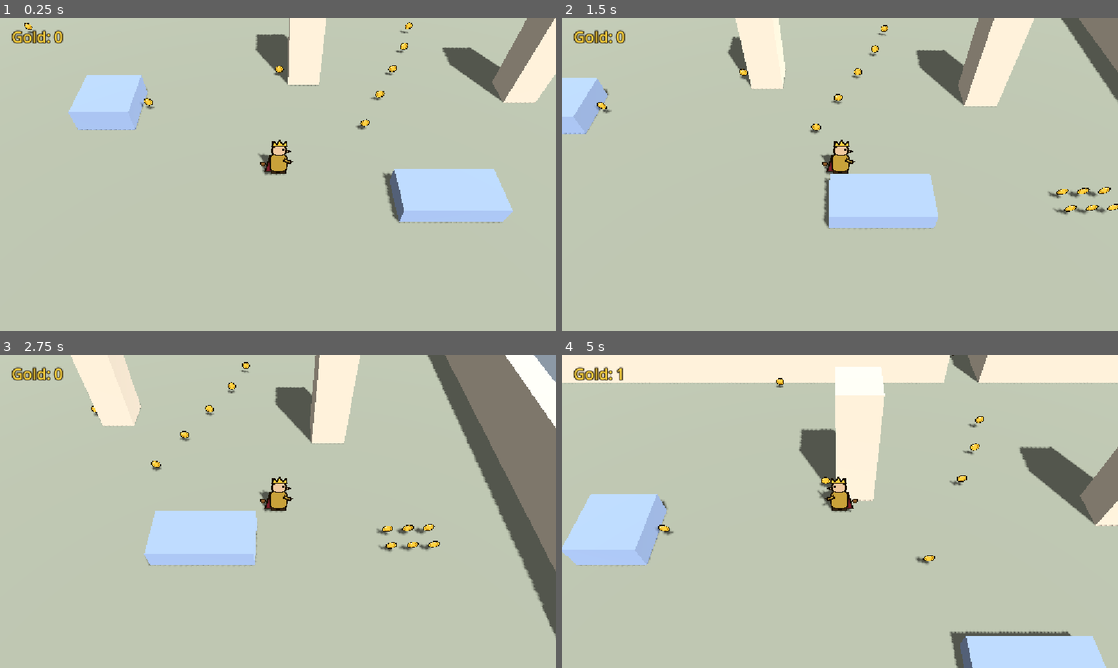
Above: before the commit, frames 1-4 (two rows, left to right).
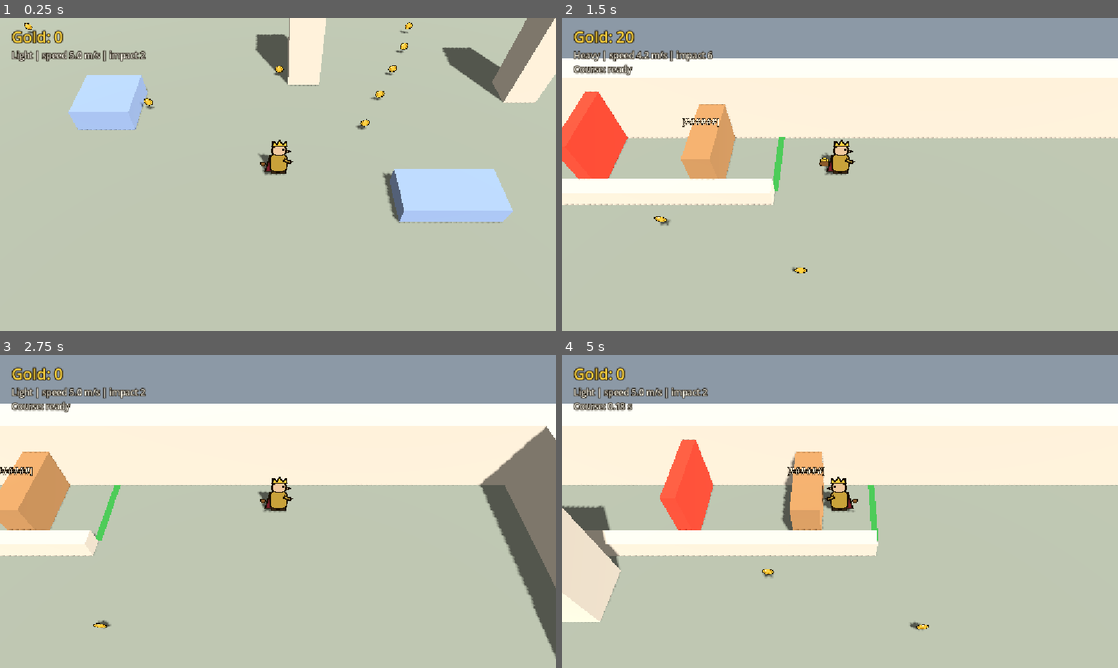
Above: after the commit, the same moments.

Repository: quonkelley/gold-king
Game: Godot game, scene res://game/prototypes/p003_gold_power_burden.tscn
Two runs of this game, one before a commit and one after it. Both use one fixed random seed, a clock stepped at 60 frames per second and the inputs below. Before the commit the project starts from res://game/prototypes/p002_gold_collection.tscn.
Inputs:
- Up to frame 1 (0.25 s): no input
- Up to frame 2 (1.5 s): hold D (move_right) 0.53-1.28 s; hold 3 (trial_heavy, bound only after the commit) 0.53-1.28 s; tap J (strike, bound only after the commit) at 0.6 s; hold S (move_down) from 1.28 s (still down); tap 3 (trial_heavy, bound only after the commit) at 1.35 s
- Up to frame 3 (2.75 s): tap 1 (trial_light, bound only after the commit) at 1.55 s; release S (move_down) at 2.03 s; hold D (move_right) from 2.03 s (still down); hold 1 (trial_light, bound only after the commit) from 2.03 s (still down); tap J (strike, bound only after the commit) at 2.3 s
- Up to frame 4 (5 s): release D (move_right) at 2.78 s; release 1 (trial_light, bound only after the commit) at 2.78 s; hold W (move_up) 2.78-3.53 s; tap J (strike, bound only after the commit) at 2.85, 4.55 s; tap 3 (trial_heavy, bound only after the commit) at 3.05 s; hold 3 (trial_heavy, bound only after the commit) 3.53-4.28 s; hold A (move_left) from 3.53 s (still down); tap 1 (trial_light, bound only after the commit) at 3.8, 4.35 s; tap 2 (trial_loaded, bound only after the commit) at 4.15 s

The runs differ from the first frame. In frame 1, 0.5% of the frame differs, in the area x 2-27%, y 10-14%; in frame 2, 47%; in frame 3, 48%; in frame 4, 55%, in the area x 0-100%, y 0-100%.

Commit message:
feat: add P003 gold power vs burden prototype
Inherited P003 scene on top of the unchanged P002 scene (gold total, HUD,
pouch, floating pickups reused; controller extends the P002 script):
- Three provisional wealth states (Light 0-5, Loaded 6-13, Heavy 14+) set
  only the King's top speed (5.0 / 4.6 / 4.2 m/s) and strike impact (2/3/6).
- Temporary strike (J / Space / gamepad X): 0.3 s cooldown, 1.0 m radial
  reach, identical timing and feedback in every state; hits P003 test
  targets only (toughness 6 -> 3 / 2 / 1 hits).
- North-area lane course: start -> blocking target -> timed blocking gate
  (closes only when the King is clear) -> finish, with tick-based timer,
  target-broken split, strike attempts/hits, and gate wait time.
- Practice target (respawns) for power-only checks; course target toggle
  for movement-only trials.
- Trial presets 1 / 2 / 3 (+ D-pad) set gold 0 / 10 / 20 and reset the
  course; R still reloads the scene. Main scene switched to P003.

Diff:
--- /dev/null
+++ b/game/prototypes/p003/strike.gd
@@ -0,0 +1,67 @@
+extends Node3D
+## P003 temporary strike: one button, fixed cooldown, radial reach around the King.
+## Only P003 test targets react. A measurement instrument for gold power, not a combat system.
+## Facing is not used for aiming; the radial reach keeps the test forgiving.
+## Prototype code; values are exported for playtesting, not final design.
+
+const TestTarget := preload("res://game/prototypes/p003/test_target.gd")
+
+## Emitted on every strike press that passes the cooldown, whether or not it lands.
+signal attempted
+
+## Impact applied per landed strike. Set by the P003 controller from the current wealth state.
+@export var impact: int = 2
+## Seconds between strikes. Identical in every wealth state.
+@export var cooldown: float = 0.3
+## Radius of the strike around the King's hip, in meters.
+@export var reach: float = 1.0
+## Height of the strike centre above the King's feet.
+@export var hit_height: float = 0.75
+
+var _cooldown_left: float = 0.0
+var _query: PhysicsShapeQueryParameters3D
+var _sphere: SphereShape3D
+
+@onready var _ring: Sprite3D = $Ring
+@onready var _hit_sound: AudioStreamPlayer = $HitSound
+
+
+func _ready() -> void:
+	_sphere = SphereShape3D.new()
+	_query = PhysicsShapeQueryParameters3D.new()
+	_query.shape = _sphere
+	# Lie the ring flat on the floor around the King.
+	_ring.rotation = Vector3(-PI / 2.0, 0.0, 0.0)
+	_ring.visible = false
+
+
+func _physics_process(delta: float) -> void:
+	_cooldown_left = maxf(_cooldown_left - delta, 0.0)
+	if Input.is_action_just_pressed("strike") and _cooldown_left == 0.0:
+		_cooldown_left = cooldown
+		_strike()
+
+
+func _strike() -> void:
+	attempted.emit()
+	_show_ring()
+	_sphere.radius = reach
+	_query.transform = Transform3D(Basis(), global_position + Vector3(0.0, hit_height, 0.0))
+	_query.exclude = [(get_parent() as CollisionObject3D).get_rid()]
+	var landed: bool = false
+	for hit: Dictionary in get_world_3d().direct_space_state.intersect_shape(_query, 8):
+		var target: TestTarget = hit["collider"] as TestTarget
+		if target != null and not target.broken:
+			target.take_impact(impact)
+			landed = true
+	if landed:
+		_hit_sound.play()
+
+
+func _show_ring() -> void:
+	# Flat ring on the floor showing the strike's reach; identical in every wealth state.
+	_ring.visible = true
+	_ring.scale = Vector3.ONE * reach * 0.6
+	var tween: Tween = create_tween()
+	tween.tween_property(_ring, "scale", Vector3.ONE * reach, 0.08)
+	tween.tween_callback(_ring.hide)
--- /dev/null
+++ b/game/prototypes/p003/strike_ring.svg
@@ -0,0 +1,5 @@
+<svg xmlns="http://www.w3.org/2000/svg" width="64" height="64" viewBox="0 0 64 64">
+  <!-- Temporary P003 strike-reach ring, shown flat on the floor. Placeholder, not art direction. -->
+  <circle cx="32" cy="32" r="29" fill="none" stroke="#1a1208" stroke-width="4"/>
+  <circle cx="32" cy="32" r="29" fill="none" stroke="#f4f1e8" stroke-width="2"/>
+</svg>
--- /dev/null
+++ b/game/prototypes/p003/test_target.gd
@@ -0,0 +1,98 @@
+extends StaticBody3D
+## P003 temporary test target: absorbs impact until its toughness is used up, then breaks.
+## A measurement instrument for the gold-power test, not an enemy or breakable-loot object.
+## Prototype code; values are exported for playtesting, not final design.
+
+## Emitted on every impact that lands while intact. `broke` is true on the breaking hit.
+signal struck(broke: bool)
+
+## Total impact needed to break the target.
+@export var toughness: int = 6
+## Seconds before a broken target restores itself. 0 means it stays broken until restore() is called.
+@export var respawn_delay: float = 0.0
+
+var hits_taken: int = 0
+var broken: bool = false
+
+var _damage: int = 0
+var _respawn_left: float = 0.0
+var _base_color: Color
+
+@onready var _shape: CollisionShape3D = $Shape
+@onready var _mesh: MeshInstance3D = $Mesh
+@onready var _pips: Label3D = $Pips
+@onready var _debris: CPUParticles3D = $Debris
+
+
+func _ready() -> void:
+	# Each target needs its own material so flashing one does not flash the others.
+	var mat: StandardMaterial3D = (_mesh.get_surface_override_material(0) as StandardMaterial3D).duplicate()
+	_mesh.set_surface_override_material(0, mat)
+	_base_color = mat.albedo_color
+	restore()
+
+
+func _physics_process(delta: float) -> void:
+	if broken and respawn_delay > 0.0:
+		_respawn_left -= delta
+		if _respawn_left <= 0.0:
+			restore()
+
+
+func take_impact(impact: int) -> void:
+	if broken:
+		return
+	hits_taken += 1
+	_damage += impact
+	if _damage >= toughness:
+		_break()
+		struck.emit(true)
+	else:
+		_flash()
+		_update_pips()
+		struck.emit(false)
+
+
+func restore() -> void:
+	_damage = 0
+	hits_taken = 0
+	broken = false
+	_shape.disabled = false
+	_mesh.visible = true
+	_mesh.scale = Vector3.ONE
+	_pips.visible = true
+	_update_pips()
+
+
+## Removes the target without counting a hit, for movement-only trials.
+func remove() -> void:
+	broken = true
+	_respawn_left = INF
+	_shape.disabled = true
+	_mesh.visible = false
+	_pips.visible = false
+
+
+func _break() -> void:
+	broken = true
+	_respawn_left = respawn_delay
+	_shape.set_deferred("disabled", true)
+	_mesh.visible = false
+	_pips.visible = false
+	_debris.restart()
+
+
+func _flash() -> void:
+	var mat: StandardMaterial3D = _mesh.get_surface_override_material(0)
+	mat.albedo_color = Color(1, 1, 1)
+	_mesh.scale = Vector3(1.12, 0.92, 1.12)
+	var tween: Tween = create_tween()
+	tween.set_parallel()
+	tween.tween_property(mat, "albedo_color", _base_color, 0.15)
+	tween.tween_property(_mesh, "scale", Vector3.ONE, 0.15)
+
+
+func _update_pips() -> void:
+	# Remaining toughness as pips; the same display in every wealth state.
+	var left: int = maxi(toughness - _damage, 0)
+	_pips.text = "[%s%s]" % ["#".repeat(left), "-".repeat(toughness - left)]
--- /dev/null
+++ b/game/prototypes/p003/test_target.tscn
@@ -0,0 +1,59 @@
+[gd_scene format=3]
+
+[ext_resource type="Script" path="res://game/prototypes/p003/test_target.gd" id="1_script"]
+
+[sub_resource type="BoxShape3D" id="BoxShape3D_target"]
+size = Vector3(0.8, 1.5, 2.25)
+
+[sub_resource type="BoxMesh" id="BoxMesh_target"]
+size = Vector3(0.8, 1.5, 2.25)
+
+[sub_resource type="StandardMaterial3D" id="Mat_target"]
+albedo_color = Color(0.58, 0.42, 0.26, 1)
+
+[sub_resource type="StandardMaterial3D" id="Mat_debris"]
+shading_mode = 0
+albedo_color = Color(0.45, 0.33, 0.2, 1)
+
+[sub_resource type="BoxMesh" id="BoxMesh_debris"]
+material = SubResource("Mat_debris")
+size = Vector3(0.12, 0.12, 0.12)
+
+[node name="TestTarget" type="StaticBody3D"]
+script = ExtResource("1_script")
+
+[node name="Shape" type="CollisionShape3D" parent="."]
+transform = Transform3D(1, 0, 0, 0, 1, 0, 0, 0, 1, 0, 0.75, 0)
+shape = SubResource("BoxShape3D_target")
+
+[node name="Mesh" type="MeshInstance3D" parent="."]
+transform = Transform3D(1, 0, 0, 0, 1, 0, 0, 0, 1, 0, 0.75, 0)
+mesh = SubResource("BoxMesh_target")
+surface_material_override/0 = SubResource("Mat_target")
+
+[node name="Pips" type="Label3D" parent="."]
+transform = Transform3D(1, 0, 0, 0, 1, 0, 0, 0, 1, 0, 1.85, 0)
+billboard = 1
+no_depth_test = true
+modulate = Color(1, 0.95, 0.85, 1)
+outline_modulate = Color(0.1, 0.07, 0.03, 1)
+font_size = 48
+outline_size = 10
+text = "[######]"
+
+[node name="Debris" type="CPUParticles3D" parent="."]
+transform = Transform3D(1, 0, 0, 0, 1, 0, 0, 0, 1, 0, 0.75, 0)
+cast_shadow = 0
+emitting = false
+amount = 14
+lifetime = 0.5
+one_shot = true
+explosiveness = 1.0
+mesh = SubResource("BoxMesh_debris")
+emission_shape = 3
+emission_box_extents = Vector3(0.4, 0.7, 1.1)
+direction = Vector3(0, 1, 0)
+spread = 80.0
+gravity = Vector3(0, -9, 0)
+initial_velocity_min = 2.0
+initial_velocity_max = 3.5
--- /dev/null
+++ b/game/prototypes/p003/timed_gate.gd
@@ -0,0 +1,64 @@
+extends StaticBody3D
+## P003 timed gate: a stationary barrier whose collision and look switch on a fixed cycle.
+## Driven entirely by the trial clock it is given, so every trial sees the same schedule.
+## If the King is inside the gate when it should close, closing waits until he is clear;
+## the schedule itself is not shifted, so later cycles stay on time.
+## No damage, pushing, or failure. Prototype code; values are exported for playtesting.
+
+## Seconds the gate stays closed at the start of each cycle (the trial starts closed).
+@export var closed_time: float = 1.0
+## Seconds the gate stays open in each cycle.
+@export var open_time: float = 1.0
+## Seconds before closing during which the open gate shows a warning colour.
+@export var warn_time: float = 0.3
+## Shifts the whole schedule, in seconds. Use to tune when the first opening happens.
+@export var phase_offset: float = 0.0
+
+@export var closed_color: Color = Color(0.75, 0.22, 0.15)
+@export var warn_color: Color = Color(0.95, 0.75, 0.15)
+
+var is_closed: bool = true
+
+var _material: StandardMaterial3D
+
+@onready var _shape: CollisionShape3D = $Shape
+@onready var _mesh: MeshInstance3D = $Mesh
+
+
+func _ready() -> void:
+	_material = (_mesh.get_surface_override_material(0) as StandardMaterial3D).duplicate()
+	_mesh.set_surface_override_material(0, _material)
+	set_trial_time(0.0)
+
+
+## True when the fixed schedule says the gate should be closed at trial time `t`.
+func scheduled_closed(t: float) -> bool:
+	var phase: float = fposmod(t + phase_offset, closed_time + open_time)
+	return phase < closed_time
+
+
+func set_trial_time(t: float) -> void:
+	var want_closed: bool = scheduled_closed(t)
+	if want_closed and not is_closed and _player_overlaps():
+		want_closed = false
+	is_closed = want_closed
+	_shape.disabled = not is_closed
+	var phase: float = fposmod(t + phase_offset, closed_time + open_time)
+	var warning: bool = not is_closed and phase >= closed_time + open_time - warn_time
+	_mesh.visible = is_closed or warning
+	_material.albedo_color = warn_color if warning else closed_color
+	# Open-but-warning is drawn as a low strip on the floor so it never looks like a solid wall.
+	var height_scale: float = 1.0 if is_closed else 0.12
+	_mesh.scale = Vector3(1.0, height_scale, 1.0)
+	_mesh.position.y = (_mesh.mesh as BoxMesh).size.y * height_scale * 0.5
+
+
+func _player_overlaps() -> bool:
+	var query := PhysicsShapeQueryParameters3D.new()
+	query.shape = _shape.shape
+	query.transform = _shape.global_transform
+	query.exclude = [get_rid()]
+	for hit: Dictionary in get_world_3d().direct_space_state.intersect_shape(query, 4):
+		if hit["collider"] is CharacterBody3D:
+			return true
+	return false
--- /dev/null
+++ b/game/prototypes/p003_gold_power_burden.gd
@@ -0,0 +1,206 @@
+extends "res://game/prototypes/p002_gold_collection.gd"
+## P003 prototype controller. Reuses the P002 gold total, HUD, pouch, and pickups unchanged,
+## and adds three provisional wealth states that set the King's top speed and strike impact.
+## Also runs the timed course (start -> target -> gate -> finish), trial presets, and results.
+## All values are Prototype Assumptions for testing, not final balance or architecture.
+
+const PlayerScript := preload("res://game/player/player.gd")
+const Strike := preload("res://game/prototypes/p003/strike.gd")
+const TestTarget := preload("res://game/prototypes/p003/test_target.gd")
+const TimedGate := preload("res://game/prototypes/p003/timed_gate.gd")
+
+enum Wealth { LIGHT, LOADED, HEAVY }
+enum Trial { IDLE, READY, RUNNING, FINISHED }
+
+const WEALTH_NAMES: Array[String] = ["Light", "Loaded", "Heavy"]
+
+@export_group("Wealth States")
+## Gold at which the King becomes Loaded.
+@export var loaded_at: int = 6
+## Gold at which the King becomes Heavy.
+@export var heavy_at: int = 14
+## Top speed per state in m/s. Only top speed changes; acceleration, turning, and collision do not.
+@export var light_speed: float = 5.0
+@export var loaded_speed: float = 4.6
+@export var heavy_speed: float = 4.2
+## Strike impact per state. Against toughness 6 this gives 3 / 2 / 1 hits.
+@export var light_impact: int = 2
+@export var loaded_impact: int = 3
+@export var heavy_impact: int = 6
+
+@export_group("Trial Presets")
+## Gold set by the 1 / 2 / 3 trial keys.
+@export var light_preset_gold: int = 0
+@export var loaded_preset_gold: int = 10
+@export var heavy_preset_gold: int = 20
+## Gold the scene starts with after a full reset (R).
+@export var start_gold: int = 0
+
+@export_group("Course")
+## When off, the course target is removed so trials measure movement and gate timing only.
+@export var course_target_enabled: bool = true
+## Shows the Light / Loaded / Heavy line in the trial HUD.
+@export var show_wealth_state: bool = true
+
+var wealth: Wealth = Wealth.LIGHT
+var trial: Trial = Trial.IDLE
+var trial_ticks: int = 0
+## Gate clock. Held at 0 while a trial is ready, then runs continuously (also after finishing,
+## so the gate keeps cycling and the King can always walk back out).
+var gate_ticks: int = 0
+var target_broken_tick: int = -1
+var strike_attempts: int = 0
+var strike_hits: int = 0
+var gate_wait_ticks: int = 0
+var practice_hits_last_break: int = 0
+
+@onready var _player: PlayerScript = $Player
+@onready var _strike: Strike = $Player/Strike
+@onready var _course_target: TestTarget = $Course/CourseTarget
+@onready var _practice_target: TestTarget = $PracticeTarget
+@onready var _gate: TimedGate = $Course/Gate
+@onready var _start_marker: Marker3D = $Course/StartMarker
+@onready var _trial_label: Label = $HUD/TrialLabel
+@onready var _lane_start_x: float = ($Course/StartLine as Node3D).global_position.x
+@onready var _lane_finish_x: float = ($Course/FinishLine as Node3D).global_position.x
+
+
+func _ready() -> void:
+	gold_total = start_gold
+	super._ready()
+	_strike.attempted.connect(_on_strike_attempted)
+	_course_target.struck.connect(_on_course_target_struck)
+	_practice_target.struck.connect(_on_practice_target_struck)
+	_reset_course()
+	trial = Trial.IDLE
+
+
+func _unhandled_input(event: InputEvent) -> void:
+	super._unhandled_input(event)
+	if event.is_action_pressed("trial_light"):
+		_start_preset(light_preset_gold)
+	elif event.is_action_pressed("trial_loaded"):
+		_start_preset(loaded_preset_gold)
+	elif event.is_action_pressed("trial_heavy"):
+		_start_preset(heavy_preset_gold)
+
+
+func _physics_process(_delta: float) -> void:
+	var pos: Vector3 = _player.global_position
+	var in_lane: bool = pos.z < _start_marker.global_position.z + 1.2
+	match trial:
+		Trial.IDLE, Trial.FINISHED:
+			# Walking up to the lane entrance arms a new trial without any key press.
+			if in_lane and pos.x > _lane_start_x and pos.x < _lane_start_x + 3.0:
+				_reset_course()
+		Trial.READY:
+			if in_lane and pos.x < _lane_start_x:
+				trial = Trial.RUNNING
+		Trial.RUNNING:
+			trial_ticks += 1
+			if _gate.is_closed and in_lane and pos.x > _gate.global_position.x and pos.x < _gate.global_position.x + 1.5:
+				gate_wait_ticks += 1
+			if in_lane and pos.x < _lane_finish_x:
+				trial = Trial.FINISHED
+				_print_result()
+	if trial != Trial.READY:
+		gate_ticks += 1
+	_gate.set_trial_time(_ticks_to_seconds(gate_ticks))
+	_update_trial_label()
+
+
+## Updates HUD and pouch (P002), then applies the wealth state for the new total.
+func _show_total() -> void:
+	super._show_total()
+	_apply_wealth()
+	_update_trial_label()
+
+
+func wealth_for(total: int) -> Wealth:
+	if total >= heavy_at:
+		return Wealth.HEAVY
+	if total >= loaded_at:
+		return Wealth.LOADED
+	return Wealth.LIGHT
+
+
+func _apply_wealth() -> void:
+	wealth = wealth_for(gold_total)
+	_player.move_speed = [light_speed, loaded_speed, heavy_speed][wealth]
+	_strike.impact = [light_impact, loaded_impact, heavy_impact][wealth]
+
+
+func _start_preset(gold: int) -> void:
+	gold_total = gold
+	_show_total()
+	_player.global_position = _start_marker.global_position
+	_player.velocity = Vector3.ZERO
+	_reset_course()
+
+
+func _reset_course() -> void:
+	trial = Trial.READY
+	trial_ticks = 0
+	gate_ticks = 0
+	target_broken_tick = -1
+	strike_attempts = 0
+	strike_hits = 0
+	gate_wait_ticks = 0
+	if course_target_enabled:
+		_course_target.restore()
+	else:
+		_course_target.remove()
+	_practice_target.restore()
+	_gate.set_trial_time(0.0)
+	_update_trial_label()
+
+
+func _on_strike_attempted() -> void:
+	if trial == Trial.RUNNING:
+		strike_attempts += 1
+
+
+func _on_course_target_struck(broke: bool) -> void:
+	if trial != Trial.RUNNING:
+		return
+	strike_hits += 1
+	if broke:
+		target_broken_tick = trial_ticks
+
+
+func _on_practice_target_struck(broke: bool) -> void:
+	if broke:
+		practice_hits_last_break = _practice_target.hits_taken
+
+
+func _ticks_to_seconds(ticks: int) -> float:
+	return float(ticks) / float(Engine.physics_ticks_per_second)
+
+
+func _trial_summary() -> String:
+	var broken_text: String = "removed" if not course_target_enabled else (
+		"%.2f s" % _ticks_to_seconds(target_broken_tick) if target_broken_tick >= 0 else "—")
+	return "time %.2f s | target broken at %s | strikes %d (hits %d) | gate wait %.2f s" % [
+		_ticks_to_seconds(trial_ticks), broken_text, strike_attempts, strike_hits,
+		_ticks_to_seconds(gate_wait_ticks)]
+
+
+func _print_result() -> void:
+	print("P003 trial | %s | gold %d | speed %.1f m/s | impact %d | %s" % [
+		WEALTH_NAMES[wealth], gold_total, _player.move_speed, _strike.impact, _trial_summary()])
+
+
+func _update_trial_label() -> void:
+	var lines: Array[String] = []
+	if show_wealth_state:
+		lines.append("%s | speed %.1f m/s | impact %d" % [WEALTH_NAMES[wealth], _player.move_speed, _strike.impact])
+	match trial:
+		Trial.READY:
+			lines.append("Course: ready")
+		Trial.RUNNING:
+			lines.append("Course: %.2f s" % _ticks_to_seconds(trial_ticks))
+		Trial.FINISHED:
+			lines.append("Finished: " + _trial_summary())
+	if practice_hits_last_break > 0:
+		lines.append("Practice target: broke in %d hit(s)" % practice_hits_last_break)
+	_trial_label.text = "\n".join(lines)
--- /dev/null
+++ b/game/prototypes/p003_gold_power_burden.tscn
@@ -0,0 +1,103 @@
+[gd_scene format=3]
+
+[ext_resource type="PackedScene" path="res://game/prototypes/p002_gold_collection.tscn" id="1_base"]
+[ext_resource type="Script" path="res://game/prototypes/p003_gold_power_burden.gd" id="2_script"]
+[ext_resource type="Script" path="res://game/prototypes/p003/strike.gd" id="3_strike"]
+[ext_resource type="Texture2D" path="res://game/prototypes/p003/strike_ring.svg" id="4_ring"]
+[ext_resource type="AudioStream" path="res://game/prototypes/p003/strike_hit.wav" id="5_hit"]
+[ext_resource type="PackedScene" path="res://game/prototypes/p003/test_target.tscn" id="6_target"]
+[ext_resource type="Script" path="res://game/prototypes/p003/timed_gate.gd" id="7_gate"]
+
+[sub_resource type="StandardMaterial3D" id="Mat_lane_wall"]
+albedo_color = Color(0.68, 0.64, 0.58, 1)
+
+[sub_resource type="BoxShape3D" id="BoxShape3D_gate"]
+size = Vector3(0.4, 2, 2.25)
+
+[sub_resource type="BoxMesh" id="BoxMesh_gate"]
+size = Vector3(0.4, 2, 2.25)
+
+[sub_resource type="StandardMaterial3D" id="Mat_gate"]
+albedo_color = Color(0.75, 0.22, 0.15, 1)
+
+[sub_resource type="BoxMesh" id="BoxMesh_line"]
+size = Vector3(0.2, 0.02, 2.25)
+
+[sub_resource type="StandardMaterial3D" id="Mat_start_line"]
+shading_mode = 0
+albedo_color = Color(0.3, 0.8, 0.35, 1)
+
+[sub_resource type="StandardMaterial3D" id="Mat_finish_line"]
+shading_mode = 0
+albedo_color = Color(0.95, 0.95, 0.95, 1)
+
+[node name="P003GoldPowerBurden" instance=ExtResource("1_base")]
+script = ExtResource("2_script")
+
+[node name="Strike" type="Node3D" parent="Player"]
+script = ExtResource("3_strike")
+
+[node name="Ring" type="Sprite3D" parent="Player/Strike"]
+transform = Transform3D(1, 0, 0, 0, 1, 0, 0, 0, 1, 0, 0.03, 0)
+cast_shadow = 0
+pixel_size = 0.0083
+alpha_cut = 1
+texture = ExtResource("4_ring")
+
+[node name="HitSound" type="AudioStreamPlayer" parent="Player/Strike"]
+stream = ExtResource("5_hit")
+volume_db = -4.0
+max_polyphony = 2
+
+[node name="Course" type="Node3D" parent="."]
+
+[node name="LaneWall" type="CSGBox3D" parent="Course"]
+transform = Transform3D(1, 0, 0, 0, 1, 0, 0, 0, 1, -6.5, 0.3, -12.5)
+use_collision = true
+size = Vector3(17, 0.6, 0.5)
+material = SubResource("Mat_lane_wall")
+
+[node name="StartMarker" type="Marker3D" parent="Course"]
+transform = Transform3D(1, 0, 0, 0, 1, 0, 0, 0, 1, 4, 0, -13.875)
+
+[node name="StartLine" type="MeshInstance3D" parent="Course"]
+transform = Transform3D(1, 0, 0, 0, 1, 0, 0, 0, 1, 2, 0.01, -13.875)
+cast_shadow = 0
+mesh = SubResource("BoxMesh_line")
+surface_material_override/0 = SubResource("Mat_start_line")
+
+[node name="CourseTarget" parent="Course" instance=ExtResource("6_target")]
+transform = Transform3D(1, 0, 0, 0, 1, 0, 0, 0, 1, 0, 0, -13.875)
+
+[node name="Gate" type="StaticBody3D" parent="Course"]
+transform = Transform3D(1, 0, 0, 0, 1, 0, 0, 0, 1, -3.5, 0, -13.875)
+script = ExtResource("7_gate")
+
+[node name="Shape" type="CollisionShape3D" parent="Course/Gate"]
+transform = Transform3D(1, 0, 0, 0, 1, 0, 0, 0, 1, 0, 1, 0)
+shape = SubResource("BoxShape3D_gate")
+
+[node name="Mesh" type="MeshInstance3D" parent="Course/Gate"]
+transform = Transform3D(1, 0, 0, 0, 1, 0, 0, 0, 1, 0, 1, 0)
+mesh = SubResource("BoxMesh_gate")
+surface_material_override/0 = SubResource("Mat_gate")
+
+[node name="FinishLine" type="MeshInstance3D" parent="Course"]
+transform = Transform3D(1, 0, 0, 0, 1, 0, 0, 0, 1, -12, 0.01, -13.875)
+cast_shadow = 0
+mesh = SubResource("BoxMesh_line")
+surface_material_override/0 = SubResource("Mat_finish_line")
+
+[node name="PracticeTarget" parent="." instance=ExtResource("6_target")]
+transform = Transform3D(1, 0, 0, 0, 1, 0, 0, 0, 1, -12, 0, 6)
+respawn_delay = 1.0
+
+[node name="TrialLabel" type="Label" parent="HUD"]
+offset_left = 24.0
+offset_top = 64.0
+offset_right = 824.0
+offset_bottom = 160.0
+theme_override_colors/font_color = Color(0.96, 0.95, 0.9, 1)
+theme_override_colors/font_outline_color = Color(0.1, 0.07, 0.03, 1)
+theme_override_constants/outline_size = 6
+theme_override_font_sizes/font_size = 18
--- a/project.godot
+++ b/project.godot
@@ -11,7 +11,7 @@
 [application]
 
 config/name="Gold King"
-run/main_scene="res://game/prototypes/p002_gold_collection.tscn"
+run/main_scene="res://game/prototypes/p003_gold_power_burden.tscn"
 config/features=PackedStringArray("4.7", "Mobile")
 config/icon="res://icon.svg"
 
@@ -56,6 +56,31 @@
 , Object(InputEventJoypadButton,"resource_local_to_scene":false,"resource_name":"","device":-1,"button_index":4,"pressure":0.0,"pressed":false,"script":null)
 ]
 }
+strike={
+"deadzone": 0.2,
+"events": [Object(InputEventKey,"resource_local_to_scene":false,"resource_name":"","device":-1,"window_id":0,"alt_pressed":false,"shift_pressed":false,"ctrl_pressed":false,"meta_pressed":false,"pressed":false,"keycode":0,"physical_keycode":74,"key_label":0,"unicode":106,"location":0,"echo":false,"script":null)
+, Object(InputEventKey,"resource_local_to_scene":false,"resource_name":"","device":-1,"window_id":0,"alt_pressed":false,"shift_pressed":false,"ctrl_pressed":false,"meta_pressed":false,"pressed":false,"keycode":0,"physical_keycode":32,"key_label":0,"unicode":32,"location":0,"echo":false,"script":null)
+, Object(InputEventJoypadButton,"resource_local_to_scene":false,"resource_name":"","device":-1,"button_index":2,"pressure":0.0,"pressed":false,"script":null)
+]
+}
+trial_light={
+"deadzone": 0.2,
+"events": [Object(InputEventKey,"resource_local_to_scene":false,"resource_name":"","device":-1,"window_id":0,"alt_pressed":false,"shift_pressed":false,"ctrl_pressed":false,"meta_pressed":false,"pressed":false,"keycode":0,"physical_keycode":49,"key_label":0,"unicode":49,"location":0,"echo":false,"script":null)
+, Object(InputEventJoypadButton,"resource_local_to_scene":false,"resource_name":"","device":-1,"button_index":13,"pressure":0.0,"pressed":false,"script":null)
+]
+}
+trial_loaded={
+"deadzone": 0.2,
+"events": [Object(InputEventKey,"resource_local_to_scene":false,"resource_name":"","device":-1,"window_id":0,"alt_pressed":false,"shift_pressed":false,"ctrl_pressed":false,"meta_pressed":false,"pressed":false,"keycode":0,"physical_keycode":50,"key_label":0,"unicode":50,"location":0,"echo":false,"script":null)
+, Object(InputEventJoypadButton,"resource_local_to_scene":false,"resource_name":"","device":-1,"button_index":11,"pressure":0.0,"pressed":false,"script":null)
+]
+}
+trial_heavy={
+"deadzone": 0.2,
+"events": [Object(InputEventKey,"resource_local_to_scene":false,"resource_name":"","device":-1,"window_id":0,"alt_pressed":false,"shift_pressed":false,"ctrl_pressed":false,"meta_pressed":false,"pressed":false,"keycode":0,"physical_keycode":51,"key_label":0,"unicode":51,"location":0,"echo":false,"script":null)
+, Object(InputEventJoypadButton,"resource_local_to_scene":false,"resource_name":"","device":-1,"button_index":14,"pressure":0.0,"pressed":false,"script":null)
+]
+}
 
 [physics]
 
Not shown, added: game/prototypes/p003/strike.gd.uid
Not shown, added: game/prototypes/p003/strike_hit.wav.import
Not shown, added: game/prototypes/p003/strike_ring.svg.import
Not shown, added: game/prototypes/p003/test_target.gd.uid
Not shown, added: game/prototypes/p003/timed_gate.gd.uid
Not shown, added: game/prototypes/p003_gold_power_burden.gd.uid
Not shown, added: game/prototypes/p003/strike_hit.wav
